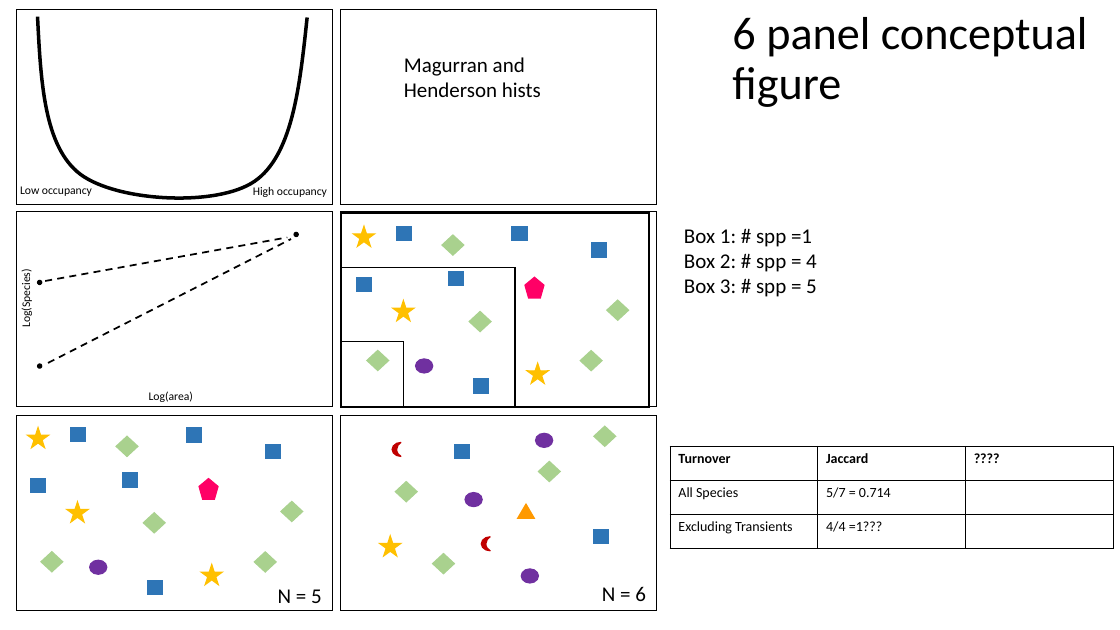
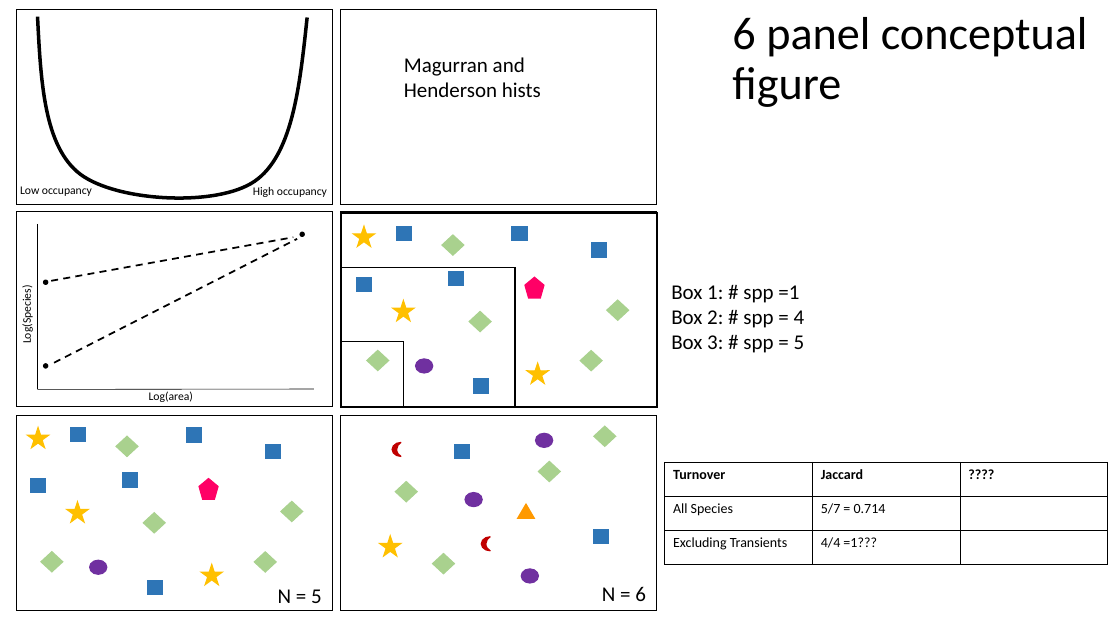
Before and after one commit to hurlbertlab/core-transient, a slide deck: slide 2 of output/plots/all_figs_with_legends.pptx. Drawn at 1120x630 pixels with LibreOffice and Linux fonts; fonts in the diff are those of the drawing. Boxes give left, top, right and bottom in pixels: in the first picture for what was removed or moved away, otherwise in the second. Text is boxed around its words. In the diff, an @@ line names an element or a change of style, - is before the commit and + after.

```diff
--- a/output/plots/all_figs_with_legends.pptx
+++ b/output/plots/all_figs_with_legends.pptx
@@ line added from (37, 223) to (37, 389), #000000 0.5 pt @@
@@ 3 ellipses, 2 lines: place and size @@
-3 ellipses, 2 lines at box(38, 233, 298, 368)
+3 ellipses, 2 lines at box(44, 232, 304, 368)
@@ rectangle: place and size @@
-rectangle at box(341, 213, 649, 408)
+rectangle at box(341, 213, 657, 408)
@@ text "Log(Species)": place and size @@
-text "Log(Species)" at box(19, 274, 33, 327)
+text "Log(Species)" at box(20, 290, 34, 343)
@@ text "Box 1: # spp =1": place and size @@
-text "Box 1: # spp =1" at box(684, 229, 817, 297)
+text "Box 1: # spp =1" at box(671, 285, 805, 353)
@@ line added from (314, 389) to (37, 390), #000000 0.5 pt @@
@@ table: place and size @@
-table at box(670, 446, 1114, 549)
+table at box(665, 462, 1108, 565)
```
Also in this commit, not shown: 5 other files.
